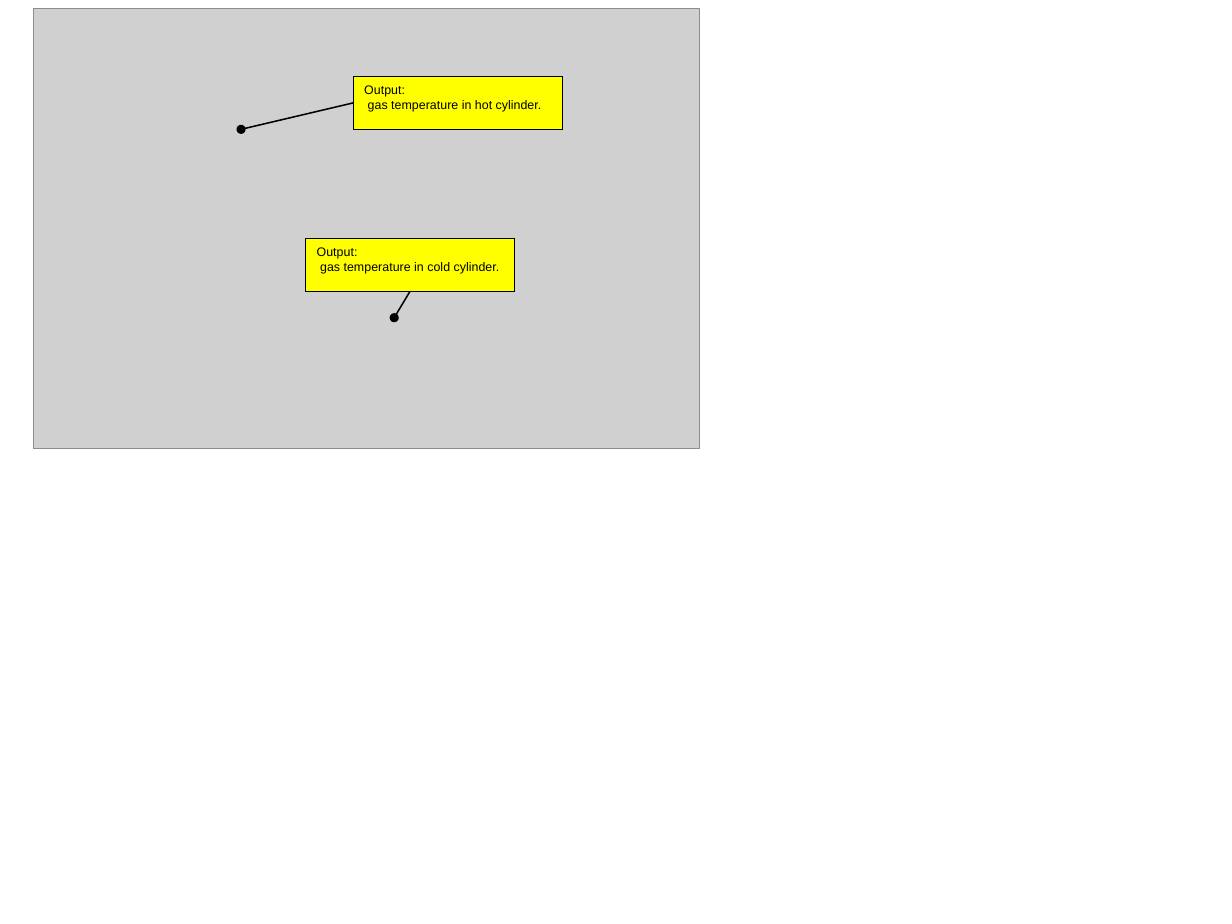
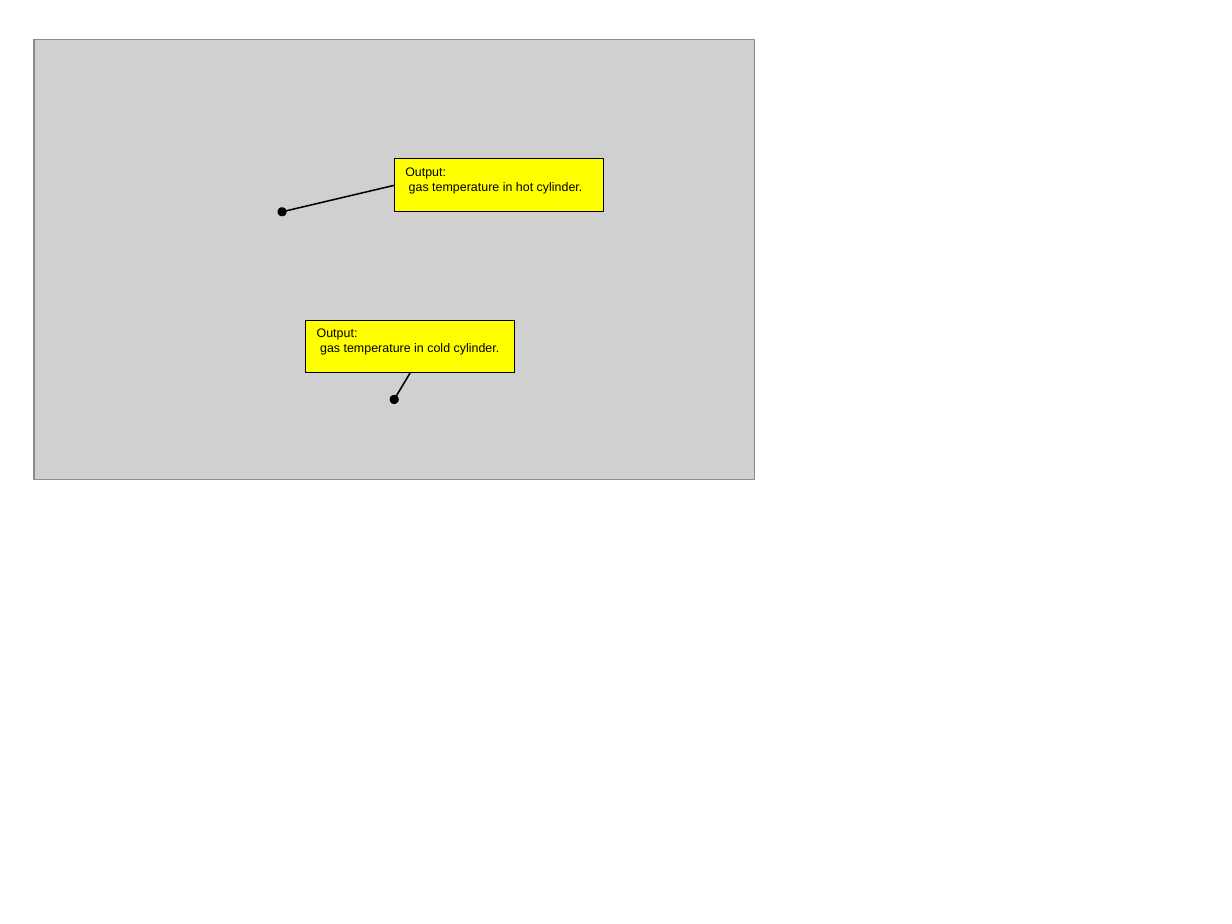
Before and after one commit to zeta-plusplus/PropulsionSystem, a slide deck: slide 47 of figs/makeFig.pptx. Drawn at 1232x924 pixels with LibreOffice and Linux fonts; fonts in the diff are those of the drawing; grey boxes stand for pictures. Boxes give left, top, right and bottom in pixels: in the first picture for what was removed or moved away, otherwise in the second. Text is boxed around its words. In the diff, an @@ line names an element or a change of style, - is before the commit and + after.

```diff
--- a/figs/makeFig.pptx
+++ b/figs/makeFig.pptx
@@ picture: place and size @@
-picture at [34,9,700,449]
+picture at [34,39,755,480]
@@ rectangle "Output:": place and size @@
-rectangle "Output:" at [353,76,562,129]
+rectangle "Output:" at [395,159,604,211]
@@ arrow moved from (353, 103) - (241, 130) to (395, 186) - (282, 212) @@
@@ rectangle "Output:": place and size @@
-rectangle "Output:" at [306,238,515,291]
+rectangle "Output:" at [306,320,515,372]
@@ arrow moved from (410, 292) - (395, 318) to (410, 373) - (395, 399) @@
```
Also in this commit, not shown: 3 other slides changed, 1 slide added, 1 slide removed, 4 other files.
